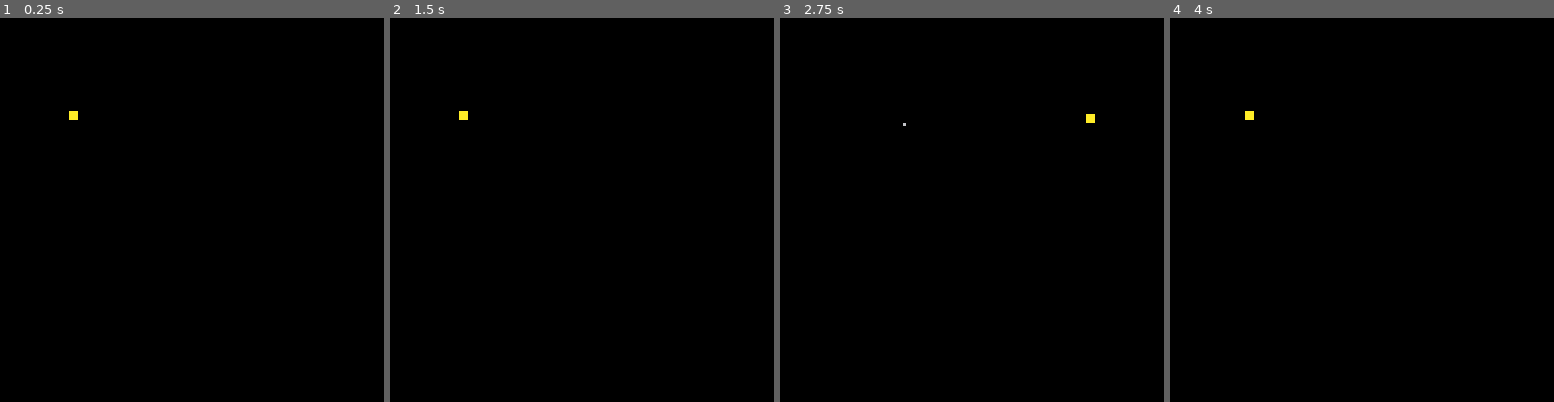
Above: before the commit, frames 1-4 (left to right).
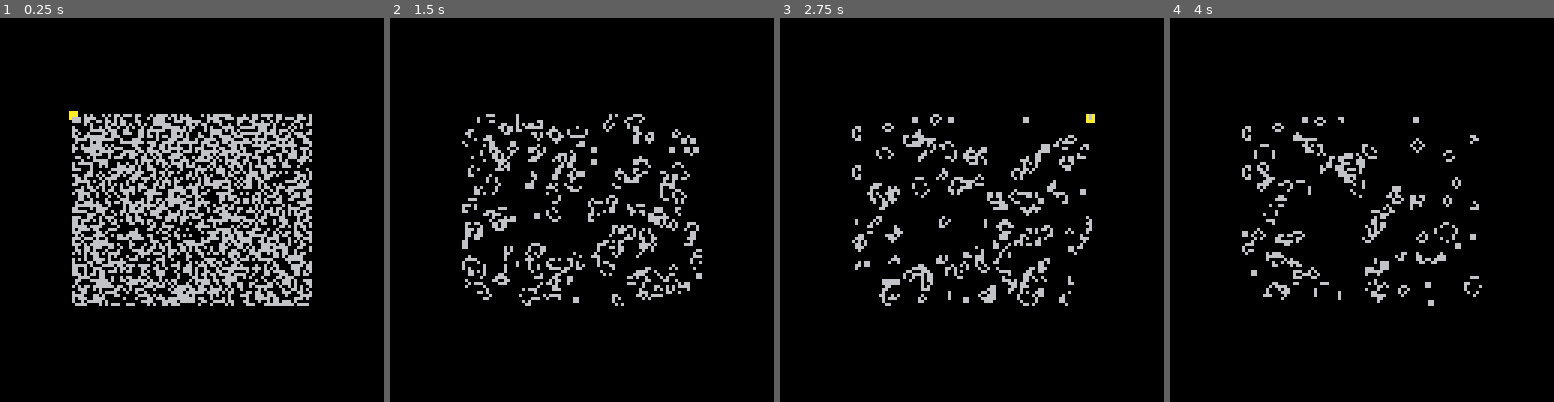
Above: after the commit, the same moments.

Repository: erwinbonsma/PicoGarden
Game: PICO-8 cartridge picogarden.p8
Same seed, same stepped clock (60 frames per second), same inputs: the game is played once before the commit and once after it.
Inputs:
- Up to frame 1 (0.25 s): no input
- Up to frame 2 (1.5 s): tap O (Z key) at 0.33, 0.7, 1.43 s; tap X (X key) at 1.07 s
- Up to frame 3 (2.75 s): hold Left 1.97-2.37 s; tap X (X key) at 2.07, 2.4, 2.73 s; tap O (Z key) at 2.22 s; hold Down from 2.42 s (still down)
- Up to frame 4 (4 s): release Down at 2.82 s; hold Right 2.87-3.53 s; tap X (X key) at 3.07, 3.4, 3.73 s; tap O (Z key) at 3.1, 3.98 s; hold Up from 3.58 s (still down)

The runs differ from the first frame. In frame 1, 16% of the frame differs, in the area x 18-82%, y 25-75%; in frame 2, 5.5%; in frame 3, 4.5%; in frame 4, 3.4%.

Commit message:
Randomize and auto-play

Diff:
--- a/picogarden.p8
+++ b/picogarden.p8
@@ -59,8 +59,17 @@
 
 function bitgrid:reset()
  memset(
-  self.a0,0,self.height*self.upr
- )
+  self.a0,0,self.h*self.upr
+ )
+end
+
+function bitgrid:randomize()
+ local a=self.a0
+ local n=self.h*self.upr*4
+ for i=1,n do
+  poke(a,flr(rnd(256)))
+  a+=1
+ end
 end
 
 ca={}
@@ -92,6 +101,10 @@
 function ca:reset()
  self.steps=0
  self.bitgrid:reset()
+end
+
+function ca:randomize()
+ self.bitgrid:randomize()
 end
 
 function ca:_set_zeroes_border()
@@ -246,20 +259,25 @@
   a,$a|(bit0<<((x+1)%bpu_ca))
  )
 end
+
 -->8
 function _init()
  --bg=bitgrid:new(0x4400,80,64)
- gol=ca:new(0x4400,30,8)--80,64)
+ gol=ca:new(0x4400,80,64)
+ gol:randomize()
  cx=0
  cy=0
+ play=false
 end
 
 function _draw()
  cls()
 
- rectfill(
-  cx+23,cy+31,cx+25,cy+33,10
- )
+ if not play then
+  rectfill(
+   cx+23,cy+31,cx+25,cy+33,10
+  )
+ end
 
  color()
  for x=0,gol.w-1 do
@@ -292,6 +310,9 @@
   end
  end
  if btnp(🅾️) then
+  play=not play
+ end
+ if play then
   gol:step()
  end
 end
